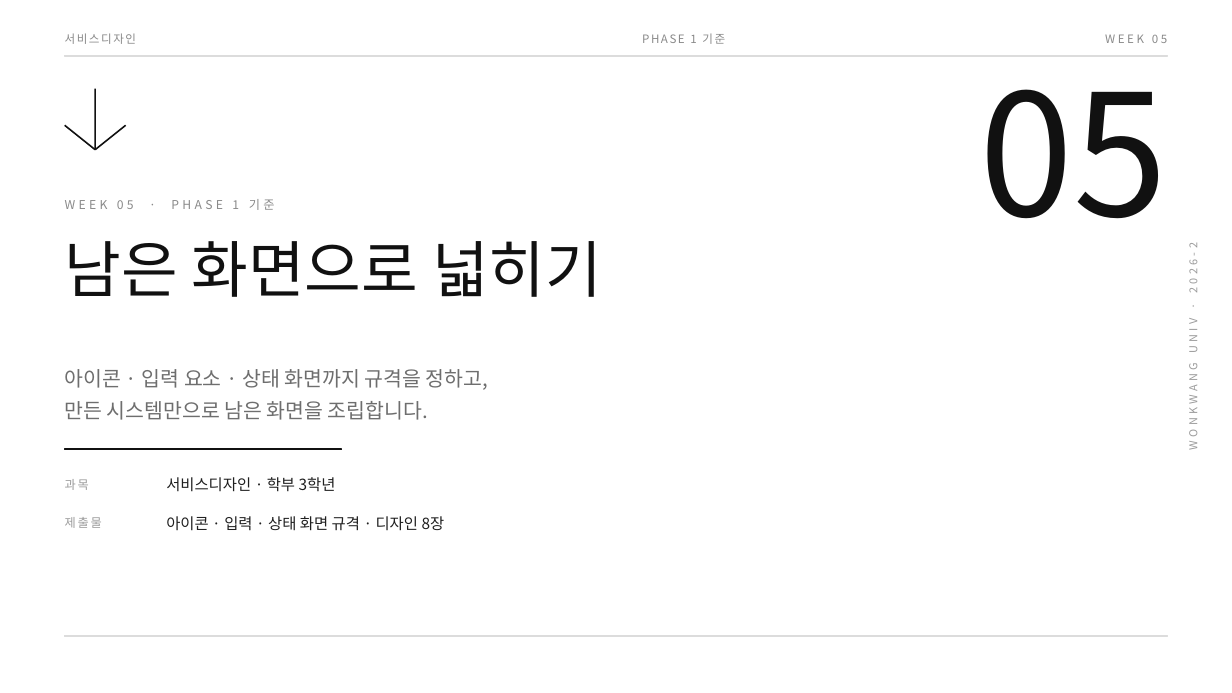
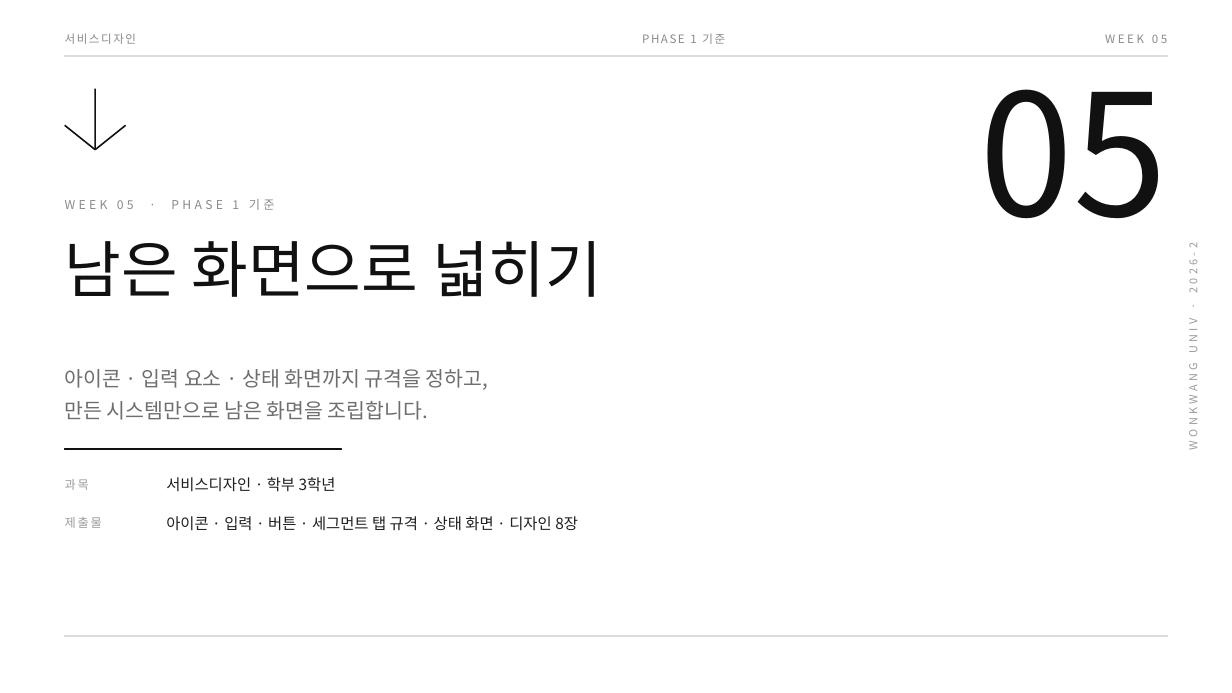
Before and after one commit to design-eng/MIN.D, a slide deck: slide 1 of dist/weeks-2학기/서비스디자인_2학기_05주차_화면넓히기.pptx. Drawn at 1232x693 pixels with LibreOffice and Linux fonts; fonts in the diff are those of the drawing. Boxes give left, top, right and bottom in pixels: in the first picture for what was removed or moved away, otherwise in the second. Text is boxed around its words. In the diff, an @@ line names an element or a change of style, - is before the commit and + after.

```diff
--- a/dist/weeks-2학기/서비스디자인_2학기_05주차_화면넓히기.pptx
+++ b/dist/weeks-2학기/서비스디자인_2학기_05주차_화면넓히기.pptx
@@ text at box(166, 516, 578, 531): text changed @@
-아이콘 · 입력 · 상태 화면 규격 · 디자인 8장
+아이콘 · 입력 · 버튼 · 세그먼트 탭 규격 · 상태 화면 · 디자인 8장
```
Also in this commit, not shown: 9 other slides changed, 2 slides added, 5 other files.
